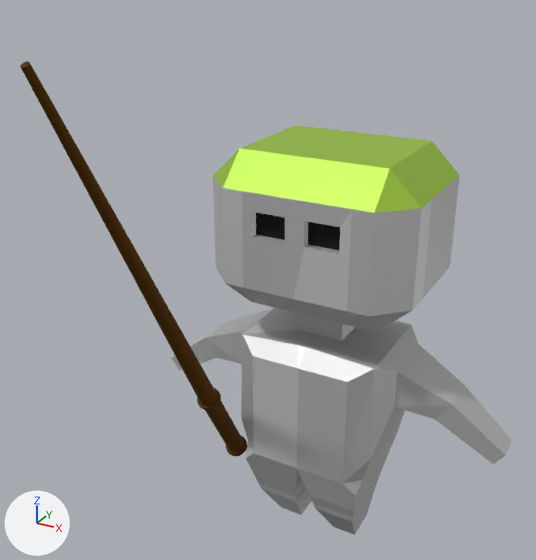
The Blender file gfx_src/3D_models/robot.blend: old version first, new version second.
Rendered twice from a camera (50 mm lens) standing at (1.03, -2.35, 2.12) and looking at (-0.09, -0.32, 1.11). Every picture has the same lights, and +X, +Y and +Z are marked at lower left.

The first picture shows 'FishingRot', 'RobotMesh'.
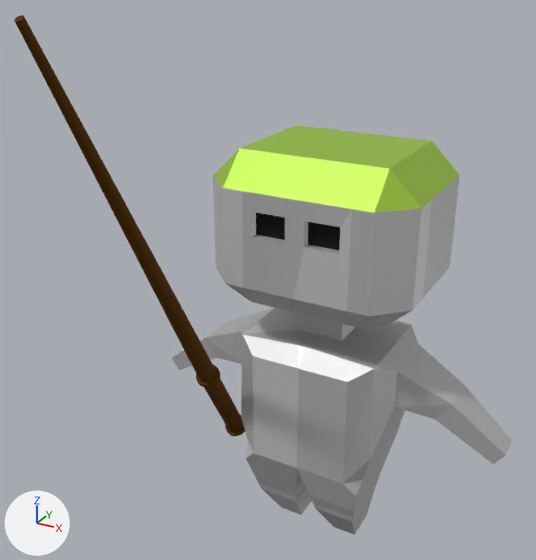
Commit message: Change to robot + correction on fishing + Fishing rot

What differs and where, as boxes [x1, y1, x2, y2] in the pictures (536 x 560 px):
'FishingRot', moved: before [20, 61, 247, 456]; after [14, 15, 245, 436]

The edits, one by one:
Object 'FishingRot.001' (ob_fishingrot_001) moves from (-0.361, -0.201, 0.367) to (-0.361, -0.201, 0.47).
